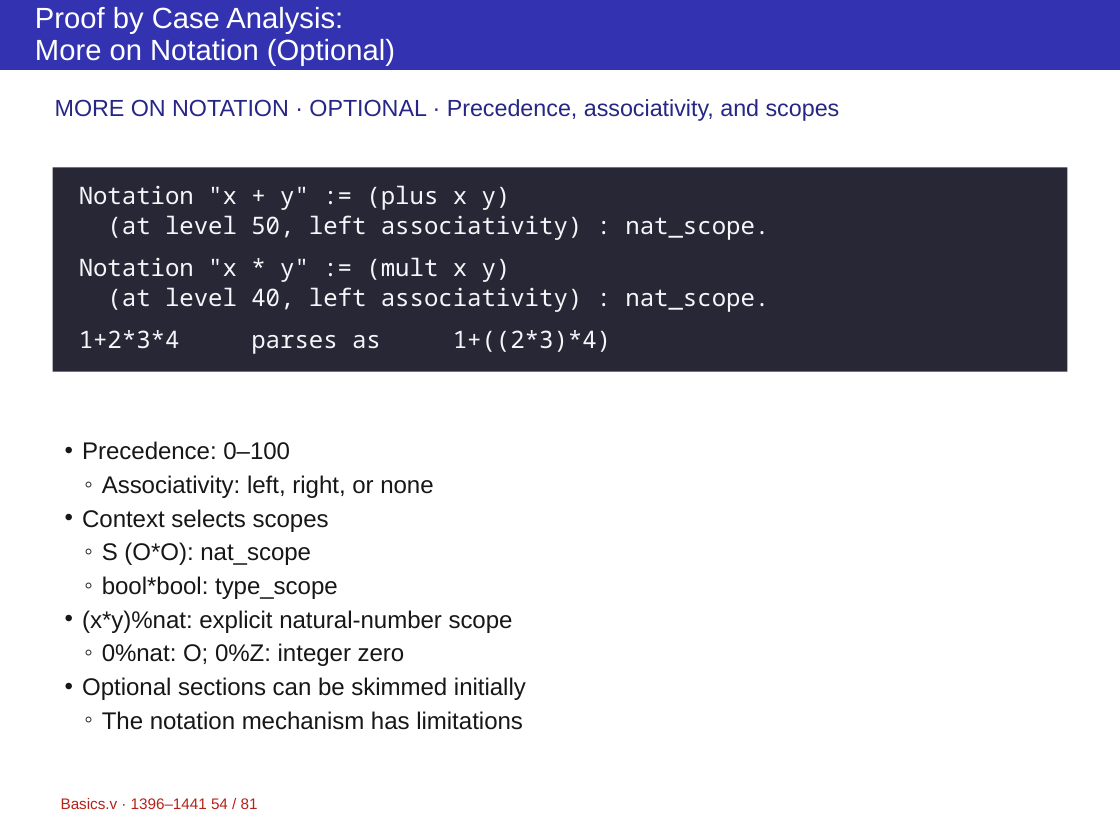
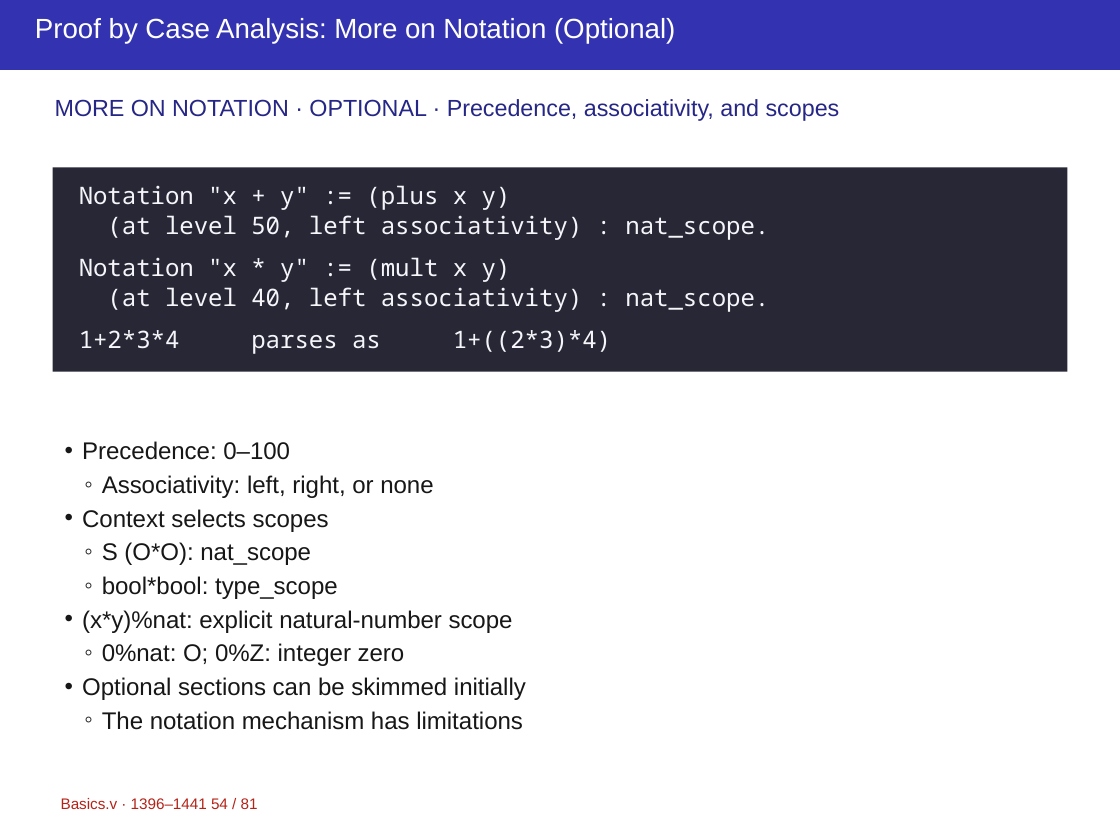
Before and after one commit to yuanruizhang5a/ppt-master, a slide deck: slide 54 of projects/course-rocq/Basics-2.pptx. Drawn at 1120x840 pixels with LibreOffice and Linux fonts; fonts in the diff are those of the drawing. Boxes give left, top, right and bottom in pixels: in the first picture for what was removed or moved away, otherwise in the second. Text is boxed around its words. In the diff, an @@ line names an element or a change of style, - is before the commit and + after.

```diff
--- a/projects/course-rocq/Basics-2.pptx
+++ b/projects/course-rocq/Basics-2.pptx
@@ text at bbox=[35, 18, 675, 44]: text changed; size 20 to 19 pt @@
-Proof by Case Analysis:
-More on Notation (Optional)
+Proof by Case Analysis: More on Notation (Optional)
```
Also in this commit, not shown: 14 other slides changed, 6 other files.
